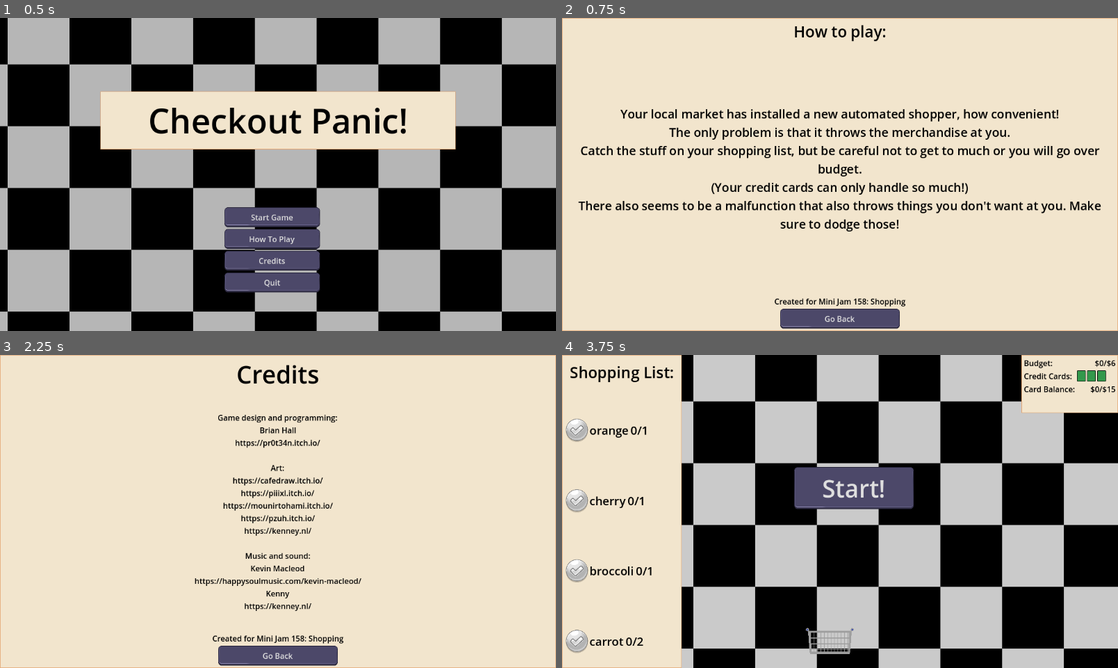
Above: before the commit, frames 1-4 (two rows, left to right).
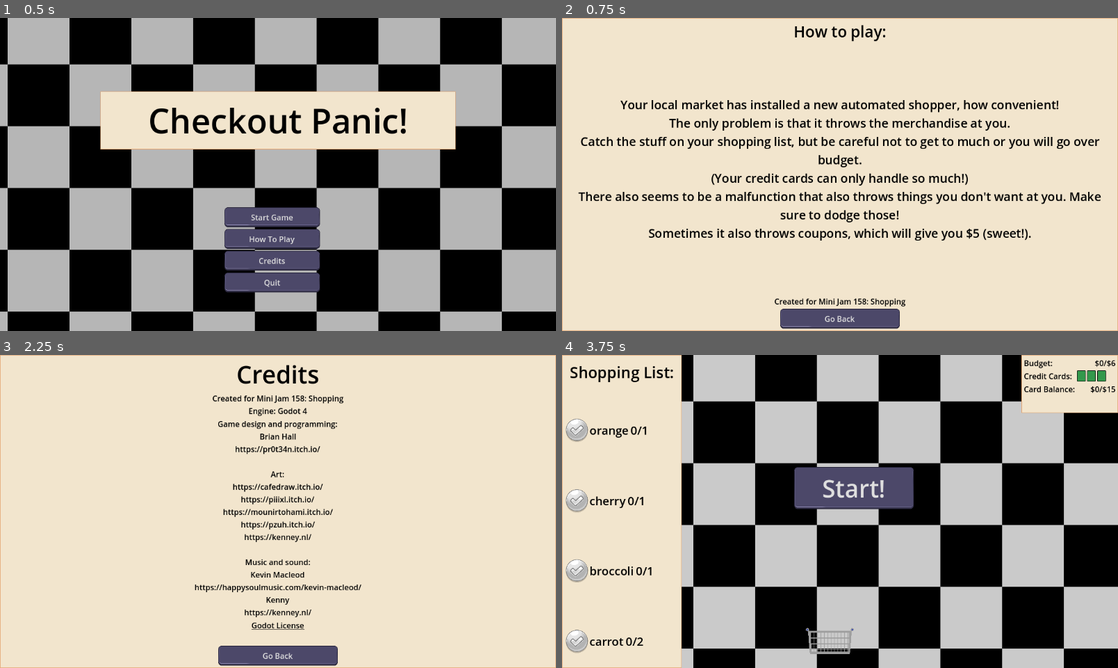
Above: after the commit, the same moments.

Repository: brianhall1313/checkout-panic
Game: Godot game, scene res://Scenes/start_screen.tscn
Two runs of this game, one before a commit and one after it. Both use one fixed random seed, a clock stepped at 60 frames per second and the inputs below.
Inputs:
- Up to frame 1 (0.5 s): no input
- Up to frame 2 (0.75 s): click "How To Play" at 0.5 s
- Up to frame 3 (2.25 s): click "Go Back" at 1.25 s; click "Credits" at 2 s
- Up to frame 4 (3.75 s): click "Go Back" at 2.75 s; click "Start Game" at 3.5 s

Frame 1 is identical in both runs. In frame 2, 12% of the frame differs, in the area x 2-97%, y 26-72%; in frame 3, 4.8%; in frame 4, nothing differs.

Commit message:
gamejam was done month ago and I never commited this

Diff:
--- a/Scenes/Credits.tscn
+++ b/Scenes/Credits.tscn
@@ -28,7 +28,15 @@
 text = "Credits"
 horizontal_alignment = 1
 
+[node name="Label" type="Label" parent="Control/PanelContainer/VBoxContainer"]
+layout_mode = 2
+text = "Created for Mini Jam 158: Shopping
+Engine: Godot 4
+"
+horizontal_alignment = 1
+
 [node name="credits" type="Label" parent="Control/PanelContainer/VBoxContainer"]
+custom_minimum_size = Vector2(0, 200)
 layout_mode = 2
 size_flags_vertical = 3
 text = "Game design and programming:
@@ -52,10 +60,19 @@
 vertical_alignment = 1
 autowrap_mode = 2
 
-[node name="Label" type="Label" parent="Control/PanelContainer/VBoxContainer"]
+[node name="LinkButton" type="LinkButton" parent="Control/PanelContainer/VBoxContainer"]
 layout_mode = 2
-text = "Created for Mini Jam 158: Shopping"
-horizontal_alignment = 1
+size_flags_horizontal = 4
+size_flags_vertical = 3
+theme_override_colors/font_color = Color(0, 0, 0, 1)
+theme_override_colors/font_focus_color = Color(0, 0, 0, 1)
+theme_override_colors/font_pressed_color = Color(0, 0, 0, 1)
+theme_override_colors/font_hover_color = Color(0, 0, 0, 1)
+theme_override_colors/font_hover_pressed_color = Color(0, 0, 0, 1)
+theme_override_colors/font_disabled_color = Color(0, 0, 0, 1)
+theme_override_colors/font_outline_color = Color(0, 0, 0, 1)
+text = "Godot License"
+uri = "https://godotengine.org/license/"
 
 [node name="back_button" type="Button" parent="Control/PanelContainer/VBoxContainer"]
 custom_minimum_size = Vector2(250, 0)
--- a/Scenes/how_to_play.tscn
+++ b/Scenes/how_to_play.tscn
@@ -37,6 +37,7 @@
 Catch the stuff on your shopping list, but be careful not to get to much or you will go over budget.
 (Your credit cards can only handle so much!)
 There also seems to be a malfunction that also throws things you don't want at you. Make sure to dodge those!
+Sometimes it also throws coupons, which will give you $5 (sweet!).
 "
 horizontal_alignment = 1
 vertical_alignment = 1
--- a/project.godot
+++ b/project.godot
@@ -13,7 +13,7 @@
 config/name="Checkout Panic"
 config/description="A game made for Mini Jam 158: Shopping"
 run/main_scene="res://Scenes/start_screen.tscn"
-config/features=PackedStringArray("4.2", "GL Compatibility")
+config/features=PackedStringArray("4.3", "GL Compatibility")
 config/icon="res://icon.svg"
 
 [autoload]
@@ -34,26 +34,26 @@
 
 left={
 "deadzone": 0.5,
-"events": [Object(InputEventKey,"resource_local_to_scene":fa …(175 unchanged characters)… ode":4194319,"key_label":0,"unicode":0,"echo":false,"script":null)
-, Object(InputEventKey,"resource_local_to_scene":false,"reso …(162 unchanged characters)… keycode":65,"key_label":0,"unicode":97,"echo":false,"script":null)
+"events": [Object(InputEventKey,"resource_local_to_scene":fa …(175 unchanged characters)… ode":4194319,"key_label":0,"unicode":0,"location":0,"echo":false,"script":null)
+, Object(InputEventKey,"resource_local_to_scene":false,"reso …(162 unchanged characters)… keycode":65,"key_label":0,"unicode":97,"location":0,"echo":false,"script":null)
 ]
 }
 right={
 "deadzone": 0.5,
-"events": [Object(InputEventKey,"resource_local_to_scene":fa …(175 unchanged characters)… ode":4194321,"key_label":0,"unicode":0,"echo":false,"script":null)
-, Object(InputEventKey,"resource_local_to_scene":false,"reso …(163 unchanged characters)… eycode":68,"key_label":0,"unicode":100,"echo":false,"script":null)
+"events": [Object(InputEventKey,"resource_local_to_scene":fa …(175 unchanged characters)… ode":4194321,"key_label":0,"unicode":0,"location":0,"echo":false,"script":null)
+, Object(InputEventKey,"resource_local_to_scene":false,"reso …(163 unchanged characters)… eycode":68,"key_label":0,"unicode":100,"location":0,"echo":false,"script":null)
 ]
 }
 up={
 "deadzone": 0.5,
-"events": [Object(InputEventKey,"resource_local_to_scene":fa …(175 unchanged characters)… ode":4194320,"key_label":0,"unicode":0,"echo":false,"script":null)
-, Object(InputEventKey,"resource_local_to_scene":false,"reso …(163 unchanged characters)… eycode":87,"key_label":0,"unicode":119,"echo":false,"script":null)
+"events": [Object(InputEventKey,"resource_local_to_scene":fa …(175 unchanged characters)… ode":4194320,"key_label":0,"unicode":0,"location":0,"echo":false,"script":null)
+, Object(InputEventKey,"resource_local_to_scene":false,"reso …(163 unchanged characters)… eycode":87,"key_label":0,"unicode":119,"location":0,"echo":false,"script":null)
 ]
 }
 down={
 "deadzone": 0.5,
-"events": [Object(InputEventKey,"resource_local_to_scene":fa …(175 unchanged characters)… ode":4194322,"key_label":0,"unicode":0,"echo":false,"script":null)
-, Object(InputEventKey,"resource_local_to_scene":false,"reso …(163 unchanged characters)… eycode":83,"key_label":0,"unicode":115,"echo":false,"script":null)
+"events": [Object(InputEventKey,"resource_local_to_scene":fa …(175 unchanged characters)… ode":4194322,"key_label":0,"unicode":0,"location":0,"echo":false,"script":null)
+, Object(InputEventKey,"resource_local_to_scene":false,"reso …(163 unchanged characters)… eycode":83,"key_label":0,"unicode":115,"location":0,"echo":false,"script":null)
 ]
 }
 
Not shown, changed: export_presets.cfg
